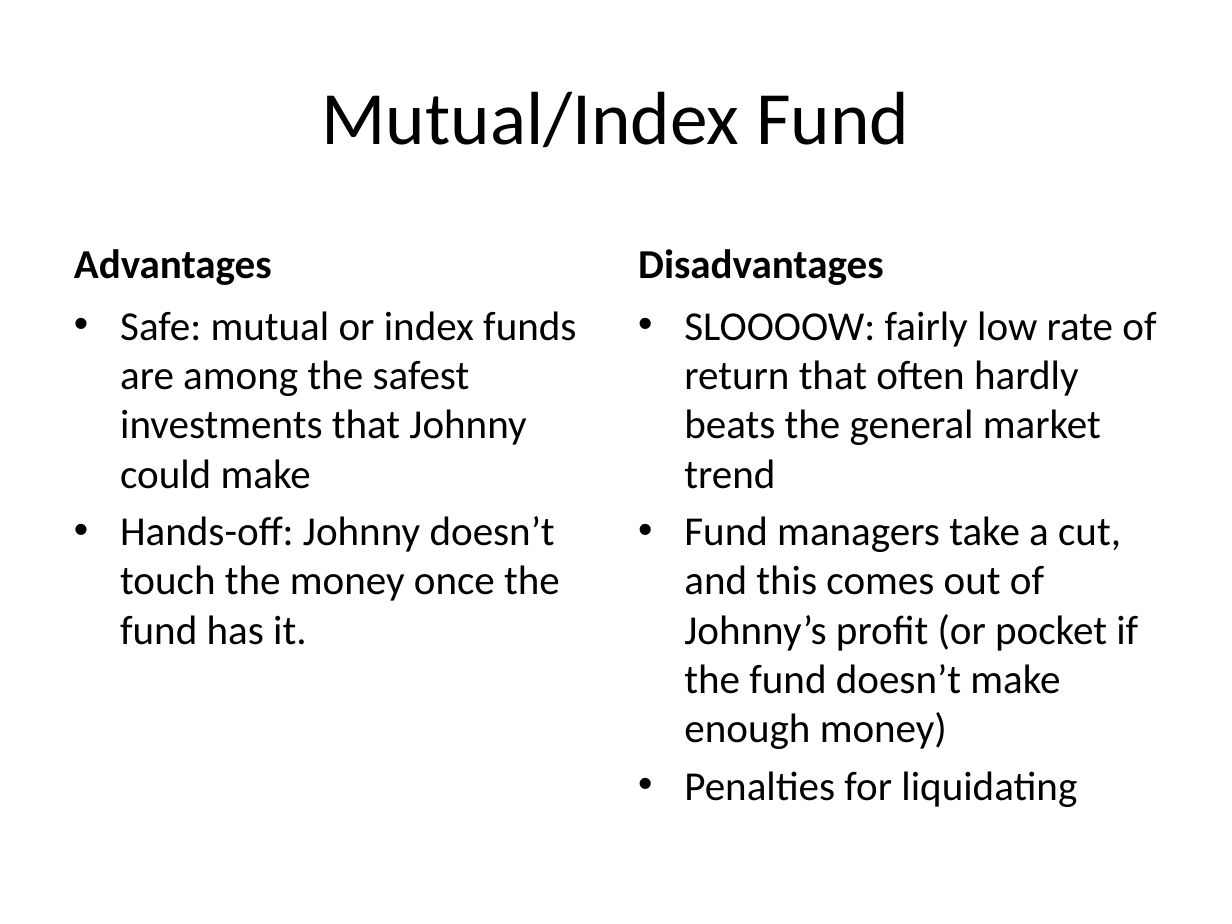
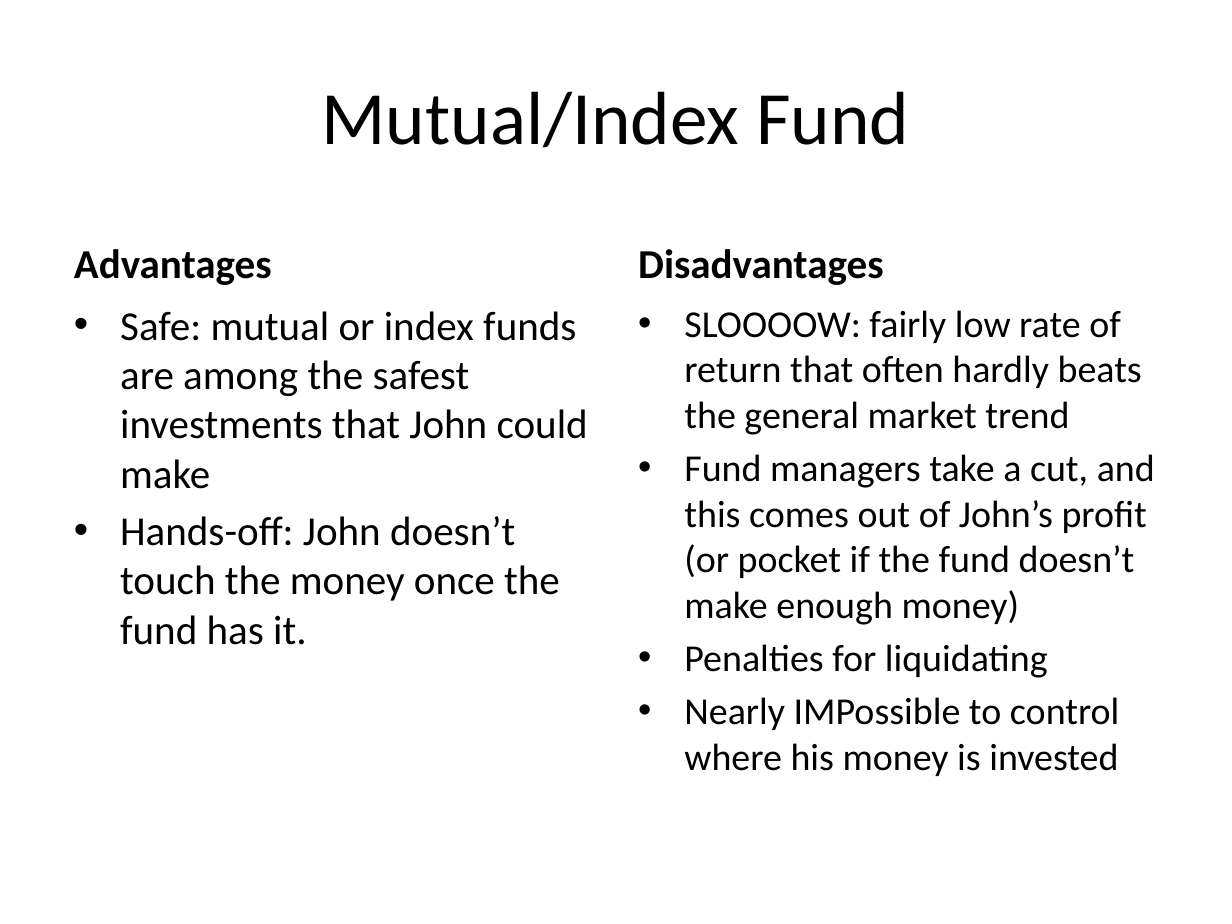
Before and after one commit to ChrisBye/rpi-imp, a slide deck: slide 3 of final presentation/justification and vision.pptx. Drawn at 1232x924 pixels with LibreOffice and Linux fonts; fonts in the diff are those of the drawing. Boxes give left, top, right and bottom in pixels: in the first picture for what was removed or moved away, otherwise in the second. Text is boxed around its words. In the diff, an @@ line names an element or a change of style, - is before the commit and + after.

```diff
--- a/final presentation/justification and vision.pptx
+++ b/final presentation/justification and vision.pptx
@@ text at (120, 311, 588, 645): text changed @@
-• Safe: mutual or index funds are among the safest investments that Johnny could make
-• Hands-off: Johnny doesn’t touch the money once the fund has it.
+• Safe: mutual or index funds are among the safest investments that John could make
+• Hands-off: John doesn’t touch the money once the fund has it.
@@ text at (684, 310, 1142, 678): size 24 to 22.2 pt in "SLOOOOW: fairly low rate of return that ...", "Penalties for liquidating" @@
@@ text at (684, 454, 1155, 625): text changed; size 24 to 22.2 pt @@
-• Fund managers take a cut, and this comes out of Johnny’s profit (or pocket if the fund doesn’t make enough money)
+• Fund managers take a cut, and this comes out of John’s profit (or pocket if the fund doesn’t make enough money)
@@ text at (684, 697, 1119, 776): paragraph added @@
+• Nearly IMPossible to control where his money is invested
```
Also in this commit, not shown: 9 other slides changed, 1 other file.
